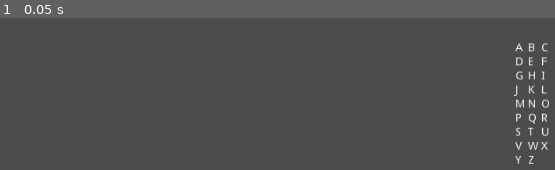
Above: before the commit, frame 1.
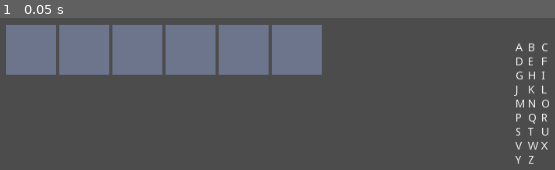
Above: after the commit, the same moment.

Repository: sugarvoid/spelling-spree
Game: Godot game, scene res://game/game.tscn
Same seed, same stepped clock (60 frames per second), same inputs: the game is played once before the commit and once after it. The project has no main scene, so this scene is started directly.
Inputs:
- Up to frame 1 (0.05 s): no input

The runs differ from the first frame. In frame 1, 18% of the frame differs, in the area x 1-59%, y 4-38%.

Commit message:
Make letter blocks reveal if guess was in word

Diff:
--- a/game/game.gd
+++ b/game/game.gd
@@ -13,32 +13,39 @@
 var word_length: int
 var avilible_letter: Array
 var current_word: String = "hotdog"
-var current_word_array: Array = ["h", "o", "t", "d", "o", "g"]
+var current_word_array: Array
 var game_round: int
 
 
 func _ready() -> void:
 	self._load_letter_array()
 	self._connect_signals()
+	self._set_new_word()
 
 
 
 func _connect_signals() -> void:
 	input_checker.connect("letter_pressed", self, "_on_letter_pressed")
+	word_display.connect("after_checking", self.letter_bank, "update_letters")
+
+
 
 func _on_letter_pressed(letter: String) -> void:
 	# Check if word display has letter
 	print(letter)
-	self.letter_bank.update_letters(letter, true)
+	self.word_display.check_for_letter(letter)
+	####self.letter_bank.update_letters(letter, true)
 
 func _load_letter_array() -> void:
 	self.avilible_letter.empty()
 	self.avilible_letter = self.ALL_LETTERS
 
 func _set_new_word() -> void:
-	self.current_word = word_database.get_word(3)
+	self.current_word_array = word_database.get_word(6)
+	self.word_display.set_up_display(self.current_word_array)
 
 func _start_round() -> void:
+	self.letter_bank.reset()
 	self.game_round += 1
 	_set_new_word()
 
--- a/game/input_checker.gd
+++ b/game/input_checker.gd
@@ -10,15 +10,6 @@
 	]
 
 
-func _ready() -> void:
-	_string_to_array("this")
-
-func _string_to_array(s: String) -> void:
-	var array = []
-	for c in s:
-		array.append(c)
-	print(array)
-	## return array
 
 func _unhandled_input(event: InputEvent) -> void:
 	if event is InputEventKey and !event.is_pressed():
--- a/game/letter_bank/letter_bank.gd
+++ b/game/letter_bank/letter_bank.gd
@@ -6,7 +6,7 @@
 
 
 func _ready() -> void:
-	pass
+	self.reset()
 
 
 func _highlight_letter(letter: String, color: Color) -> void:
@@ -14,7 +14,12 @@
 	lbl_letter.set("custom_colors/font_color", color)
 
 func update_letters(letter: String, correct: bool) -> void:
+	print(str(letter), " was entered and is: ", (correct))
 	if correct:
 		_highlight_letter(letter, CORRECT_COLOR)
 	else:
 		_highlight_letter(letter, WRONG_COLOR)
+
+func reset() -> void:
+	for c in self.get_children():
+		c.set("custom_colors/font_color", Color.whitesmoke)
--- a/game/letter_block.gd
+++ b/game/letter_block.gd
@@ -1,6 +1,8 @@
 class_name LetterBlock
 extends TextureRect
 
+signal request_green
+signal request_red
 
 const WHITE: Rect2 =  Rect2(0,0,64,64)
 const GREY: Rect2 =  Rect2(64,0,64,64)
@@ -11,6 +13,22 @@
 
 func _ready() -> void:
 	self.texture.set_region(GREY)
+	self._hide_label()
 
 func set_label() -> void:
 	$Label.text = self.letter
+
+func _hide_label() -> void:
+	$Label.visible = false
+
+func set_background(text: Texture) -> void:
+	self.texture = text
+
+func show_label(correct: bool) -> void:
+	print("showing label")
+	if correct:
+		self.emit_signal("request_green", self)
+		print("turning green")
+	else:
+		self.emit_signal("request_red", self)
+	$Label.visible = true
--- a/game/letter_block.tscn
+++ b/game/letter_block.tscn
@@ -1,12 +1,17 @@
-[gd_scene load_steps=4 format=2]
+[gd_scene load_steps=6 format=2]
 
 [ext_resource path="res://game/letter_square.png" type="Texture" id=1]
 [ext_resource path="res://game/letter_block.gd" type="Script" id=2]
+[ext_resource path="res://game/font/ThaleahFat.ttf" type="DynamicFontData" id=3]
 
 [sub_resource type="AtlasTexture" id=1]
 flags = 4
 atlas = ExtResource( 1 )
 region = Rect2( 192, 0, 64, 64 )
+
+[sub_resource type="DynamicFont" id=2]
+size = 64
+font_data = ExtResource( 3 )
 
 [node name="LetterBlock" type="TextureRect"]
 margin_right = 40.0
@@ -17,6 +22,7 @@
 [node name="Label" type="Label" parent="."]
 anchor_right = 1.0
 anchor_bottom = 1.0
+custom_fonts/font = SubResource( 2 )
 text = "A"
 align = 1
 valign = 1
--- a/game/word/word.gd
+++ b/game/word/word.gd
@@ -2,6 +2,13 @@
 extends HBoxContainer
 
 signal on_completion
+signal is_in_word
+signal not_in_word
+signal after_checking
+
+const BACKGROUND_GREEN: Texture = preload("res://game/letter_square_green.png")
+const BACKGROUND_RED: Texture = preload("res://game/letter_square_red.png")
+const BACKGROUND_GREY: Texture = preload("res://game/letter_square_grey.png")
 
 const p_LetterBlock: PackedScene = preload("res://game/letter_block.tscn")
 
@@ -12,27 +19,44 @@
 func _ready() -> void:
 	pass
 
-func set_word(word: String) -> void:
-	pass
+#func set_word(word: Array) -> void:
+#	self.word = word
+
+func _string_to_array(s: String) -> void:
+	var array = []
+	for c in s:
+		array.append(c)
+	print(array)
+	## return array
+
 
 func set_up_display(word: Array) -> void:
 	_clear_old_word()
-	self.word
+	self.word = word
 	for l in word.size():
 		var new_letter = p_LetterBlock.instance()
+		new_letter.connect("request_green", self, "_turn_letter_green")
 		new_letter.letter = word[l]
 		new_letter.set_label()
 		self.add_child(new_letter)
 
-func _check_for_letter(letter: String) -> void:
-	var test_word: Array = ["h", "o", "t", "d", "o", "g"]
-
-	self.set_up_display(test_word)
-
-	for i in range(0, test_word.size()):
-		if test_word[i] == "o":
+func check_for_letter(letter: String) -> void:
+	for i in range(0, self.word.size()):
+		if self.word[i] == letter:
 			# Word Display reveal letter
+			print("match")
+			self.emit_signal("after_checking", letter, true)
+			self._reveal_letter(i, true)
 			pass
+		else:
+			self.emit_signal("after_checking", letter, false)
 
 func _clear_old_word() -> void:
 	self.word = []
+
+func _reveal_letter(child: int, correct: bool) -> void:
+	var block: LetterBlock = self.get_child(child)
+	block.show_label(correct)
+
+func _turn_letter_green(block: LetterBlock) -> void:
+	block.set_background(BACKGROUND_GREEN)
--- a/game/word_database.gd
+++ b/game/word_database.gd
@@ -30,13 +30,19 @@
 func _ready() -> void:
 	pass
 
-func get_word(length: int) -> String:
+func _string_to_array(s: String) -> Array:
+	var array = []
+	for c in s:
+		array.append(c)
+	return array
+
+func get_word(length: int) -> Array:
 	match length:
-		4:
-			return "play"
 		5:
-			return "match"
+			return _string_to_array("match")
 		6:
-			return "branch"
+			return _string_to_array("hotdog")
+		7:
+			return _string_to_array("hotdogs")
 		_:
-			return ""
+			return []
Binary file added: game/font/ThaleahFat.ttf
Binary file added: game/letter_square_green.png
Not shown, added: game/letter_square_green.png.import
Binary file added: game/letter_square_grey.png
Not shown, added: game/letter_square_grey.png.import
Binary file added: game/letter_square_red.png
Not shown, added: game/letter_square_red.png.import
